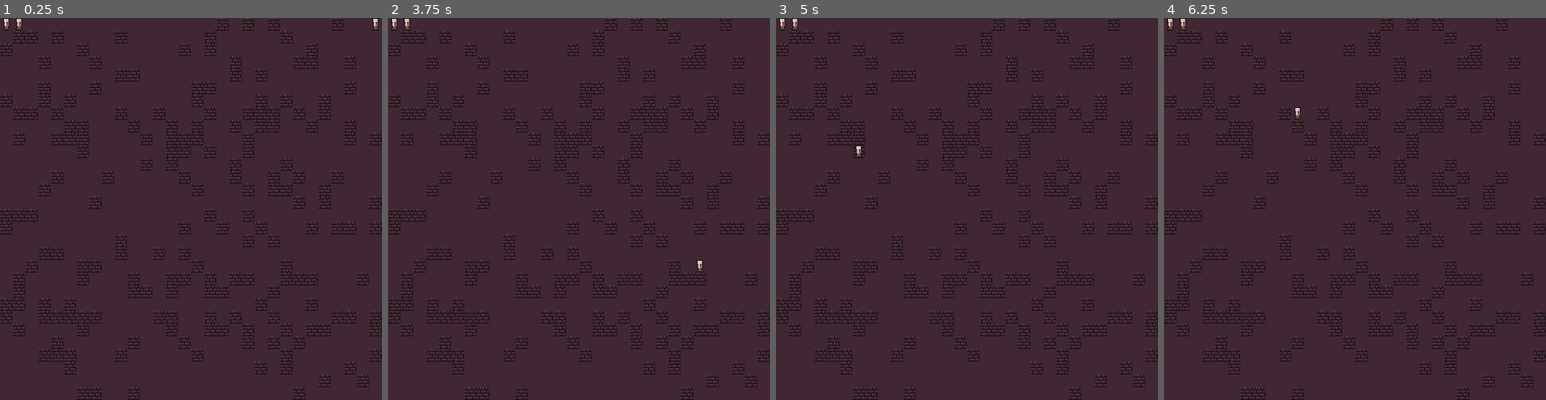
Above: before the commit, frames 1-4 (left to right).
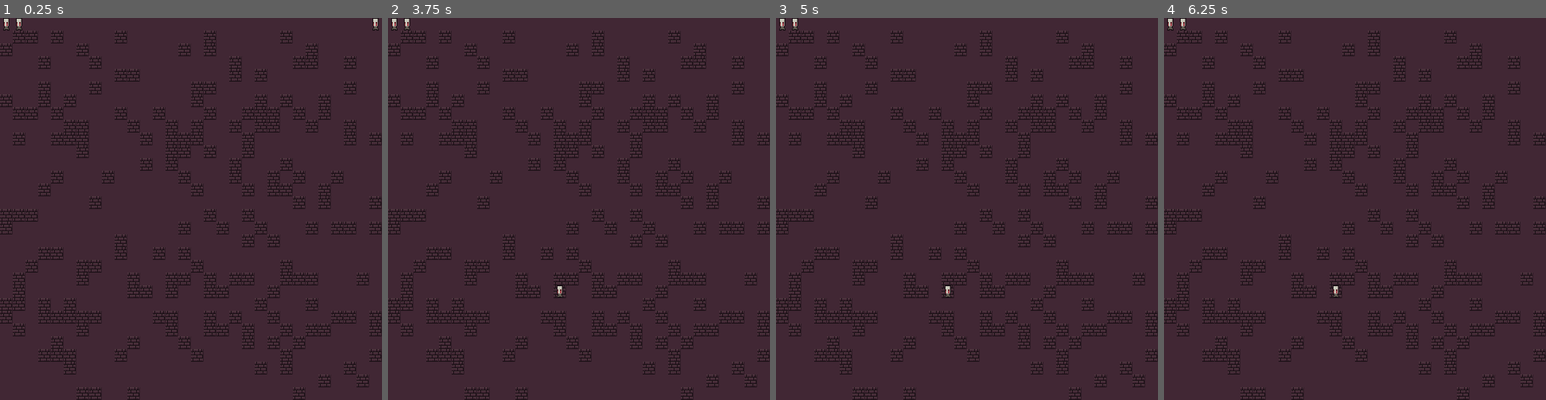
Above: after the commit, the same moments.

Repository: dyerw/ad-infernum
Game: Godot game, scene res://Game.tscn
The game is run twice, just before and just after one commit, with the same random seed, the same clock (stepped at 60 frames per second) and the same inputs.
Inputs (mouse positions are in pixels of both pictures, inside the frame that each line leads up to):
- Up to frame 1 (0.25 s): no input
- Up to frame 2 (3.75 s): tap Enter at 0.5, 2, 3.5 s; move the mouse to (395, 25) at 0.52 s; click (395, 25) at 0.67 s; tap Space at 1.25, 2.75 s; move the mouse to (407, 25) at 1.27 s; click (407, 25) at 1.42 s; move the mouse to (762, 25) at 2.02 s; click (762, 25) at 2.17 s; move the mouse to (559, 285) at 2.77 s; click (559, 285) at 2.92 s; move the mouse to (693, 266) at 3.52 s; click (693, 266) at 3.67 s
- Up to frame 3 (5 s): tap Space at 4.25 s; move the mouse to (852, 151) at 4.27 s; click (852, 151) at 4.42 s
- Up to frame 4 (6.25 s): move the mouse to (1374, 209) at 5.02 s; click (1374, 209) at 5.17 s; move the mouse to (1297, 113) at 5.77 s; click (1297, 113) at 5.92 s

The runs differ from the first frame. In frame 1, 0.2% of the frame differs, in the area x 56-90%, y 0-4%; in frame 2, 0.2%, in the area x 44-90%, y 0-74%; in frame 3, 0.2%; in frame 4, 0.2%.

Commit message:
properly deselects after movement

Diff:
--- a/Game.gd
+++ b/Game.gd
@@ -90,10 +90,11 @@
     and event.is_pressed():
 		var map_position = DungeonMap.world_to_map(event.position)
 		if selected_entity and not is_entity_at_position(map_position):
+			get_tree().set_input_as_handled()
 			var path = get_vector_path(Vector2(selected_entity.gridX, selected_entity.gridY), map_position)
 			selected_entity.move(map_position.x, map_position.y)
+			selected_entity = null
 			delete_movement_path()
-			selected_entity = null
 
 func _add_player_unit(x, y):
 	var e = Entity.instance()
--- a/utils/MapGen.gd
+++ b/utils/MapGen.gd
@@ -14,7 +14,7 @@
 	for x in range(0, width + 1):
 		var mapColumn = []
 		for y in range(0, height + 1):
-			if randi() % 5 == 1:
+			if randi() % 5 == 1 and (not y == 0):
 				mapColumn.append(Tiles.WALL)
 			else:
 				mapColumn.append(Tiles.FLOOR)
